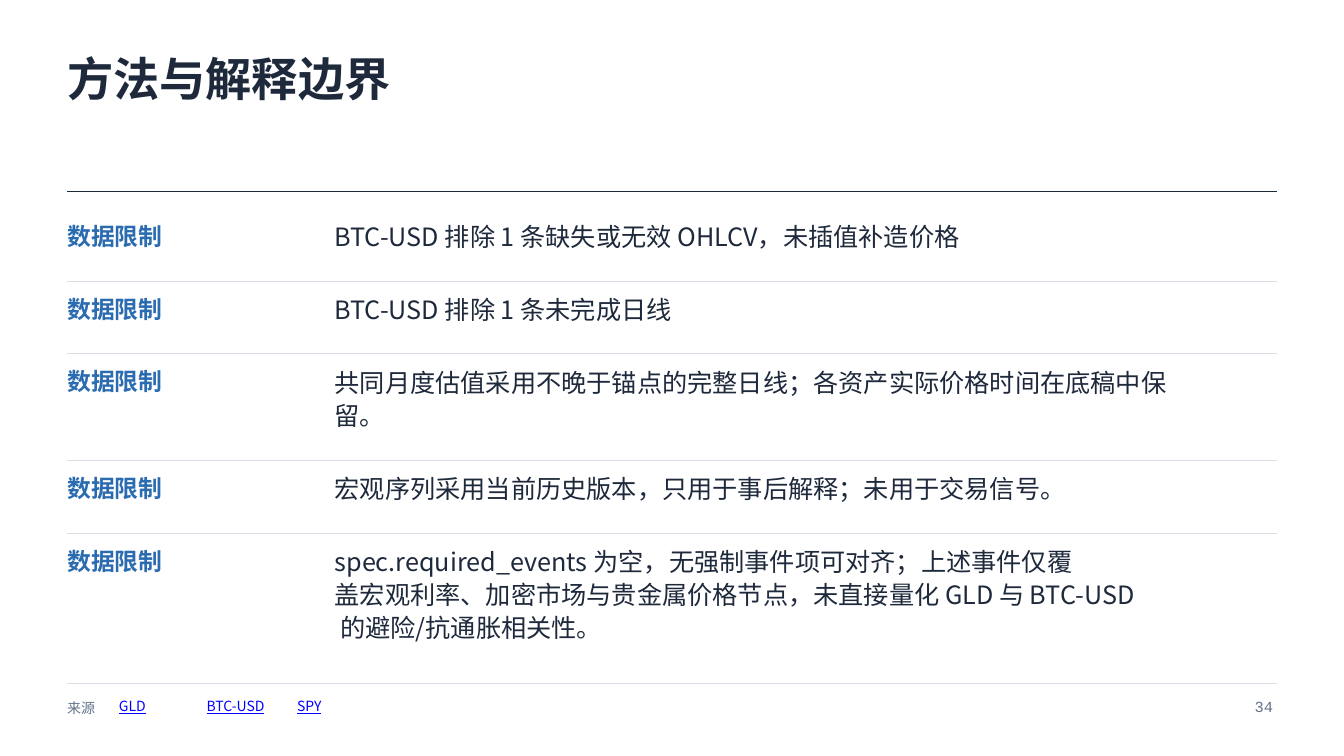
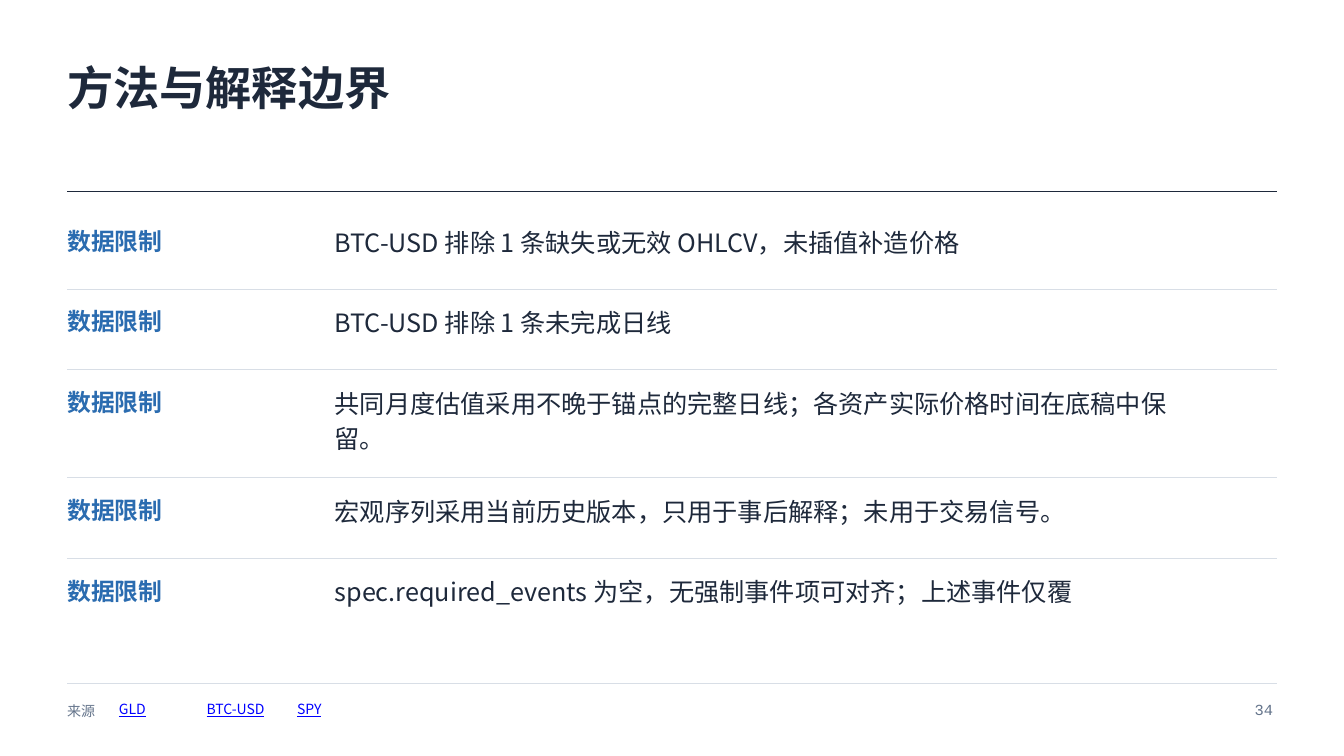
Before and after one commit to coetzeexu/evidence-research-agent, a slide deck: slide 34 of samples/gold-bitcoin/artifacts/report.pptx. Drawn at 1344x756 pixels with LibreOffice and Linux fonts; fonts in the diff are those of the drawing. Boxes give left, top, right and bottom in pixels: in the first picture for what was removed or moved away, otherwise in the second. Text is boxed around its words. In the diff, an @@ line names an element or a change of style, - is before the commit and + after.

Commit message:
fix: align slide columns and bound text layout

```diff
--- a/samples/gold-bitcoin/artifacts/report.pptx
+++ b/samples/gold-bitcoin/artifacts/report.pptx
@@ text "方法与解释边界" at (x1=67, y1=65, x2=390, y2=110): line spacing 1 to 46.2pt; less space between paragraphs @@
@@ line moved from (68, 281) - (1277, 281) to (68, 289) - (1277, 289) @@
@@ text "数据限制" moved from (x1=67, y1=298, x2=162, y2=320) to (x1=67, y1=310, x2=162, y2=332) @@
@@ text "BTC-USD 排除 1 条未完成日线" moved from (x1=335, y1=297, x2=672, y2=321) to (x1=335, y1=310, x2=672, y2=334) @@
@@ 3 texts, 2 lines moved together from (x1=67, y1=354, x2=1277, y2=499) to (x1=67, y1=370, x2=1277, y2=521) @@
@@ text "宏观序列采用当前历史版本，只用于事后解释；未用于交易信号。" moved from (x1=335, y1=476, x2=1066, y2=502) to (x1=335, y1=499, x2=1066, y2=525) @@
@@ line moved from (68, 533) - (1277, 533) to (68, 559) - (1277, 559) @@
@@ line spacing 1 to 23.8pt; less space between paragraphs in 5 elements at (x1=67, y1=230, x2=162, y2=252), (x1=67, y1=310, x2=162, y2=332), (x1=67, y1=391, x2=162, y2=413), (x1=67, y1=499, x2=162, y2=521), (x1=67, y1=580, x2=162, y2=602) @@
@@ text "数据限制" moved from (x1=67, y1=550, x2=162, y2=572) to (x1=67, y1=580, x2=162, y2=602) @@
@@ line spacing 1 to 25.2pt; less space between paragraphs in 5 elements at (x1=335, y1=231, x2=959, y2=255), (x1=335, y1=310, x2=672, y2=334), (x1=335, y1=391, x2=1167, y2=450), (x1=335, y1=499, x2=1066, y2=525), (x1=335, y1=580, x2=1072, y2=607) @@
@@ text at (x1=335, y1=582, x2=1135, y2=642): paragraphs removed @@
-盖宏观利率、加密市场与贵金属价格节点，未直接量化 GLD 与 BTC-USD
-的避险/抗通胀相关性。
@@ text "spec.required_events 为空，无强制事件项可对齐；上述事件仅覆" moved from (x1=335, y1=550, x2=1135, y2=642) to (x1=335, y1=580, x2=1072, y2=607) @@
@@ line spacing 1 to 14pt; less space between paragraphs in 4 elements at (x1=67, y1=704, x2=95, y2=717), (x1=119, y1=703, x2=146, y2=717), (x1=207, y1=703, x2=265, y2=717), (x1=297, y1=703, x2=321, y2=717) @@
@@ text "34" at (x1=1255, y1=705, x2=1273, y2=715): line spacing 1 to 15.4pt; less space between paragraphs @@
```
Also in this commit, not shown: 38 other slides changed, 9 other files.
